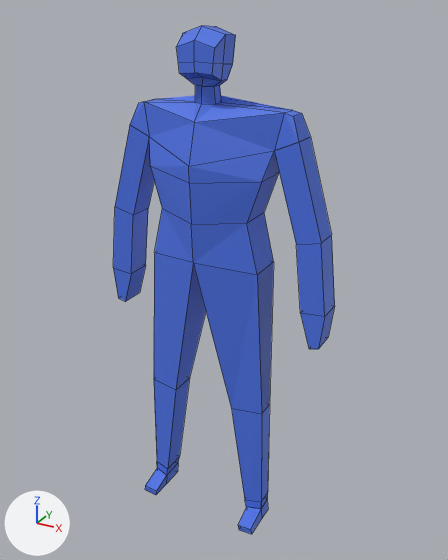
A saved change to the Blender file 1st.blend.
The view is the same before and after, from a 50 mm camera at (3.83, -6.51, 6.96) aimed at (0.14, 0.2, 3.61). The lights are fixed; the arrows at lower left show +X, +Y and +Z. Mesh edges are drawn as thin lines.

Names of what the first picture shows: 'Human'.
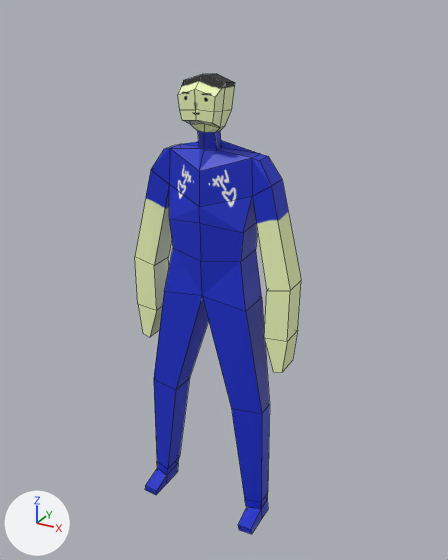
What differs and where, as boxes (x1, y1, x2, y2) in the pictures (448 x 560 px; the box of a moved part takes in the faces that stretch with it):
'Human', surface changed, reshaped (25% narrower, 9% shorter)
    before: (113, 26, 335, 534)
    after: (135, 74, 301, 534)
part 1 of me_立方体, moved or reshaped
    before: (113, 26, 335, 414)
    after: (135, 74, 301, 414)
part 2 of me_立方体, surface changed
    both: (145, 379, 270, 534)

Diff of the bpy script that builds the scene:
```diff
--- a/1st.blend.py
+++ b/1st.blend.py
@@ img_材质_base_color @@
+img_材质_base_color = load_image('材质 Base Color', '_unpacked/___Base_Color', 1024, 1024, 'sRGB')
@@ mat_材质 @@
 mat_材质 = principled_material('材质')
-mat_材质.base_color = (0.0748, 0.174, 0.8)  # blue #4d74e7
+mat_材质.texture = img_材质_base_color
@@ me_立方体 @@
 # used by ob_human; location = (0.0, 0.0, 0.0)
-me_立方体.from_pydata(...)  # 137 vertices, 118 faces, 1 loose edge; spans x 0.0..1.63, y -0.43..0.43, z 0.0..6.78
+me_立方体.from_pydata(...)  # 137 vertices, 118 faces, 1 loose edge; spans x 0.0..1.18, y -0.43..0.46, z 0.0..6.26
+# me_立方体 part 1: 73 of 137 vertices moved; they spanned x 0.0..1.63, y -0.4..0.43, z 2.98..6.78 and now span x 0.0..1.18, y -0.23..0.46, z 2.53..6.26; mean shift (-0.15, 0.01, -0.54); largest move (1.21, 0.07, 4.35) -> (0.86, 0.01, 3.69)
+# me_立方体 part 2: texture (UV) coordinates of 118 of 118 faces, centred in x 0.07..1.6, y -0.42..0.43, z 0.01..6.73, changed; they spanned u 0.0..0.88, v 0.0..1.0 and now span u 0.0..0.9, v 0.0..1.0
 me_立方体.materials.append(mat_材质)
```
